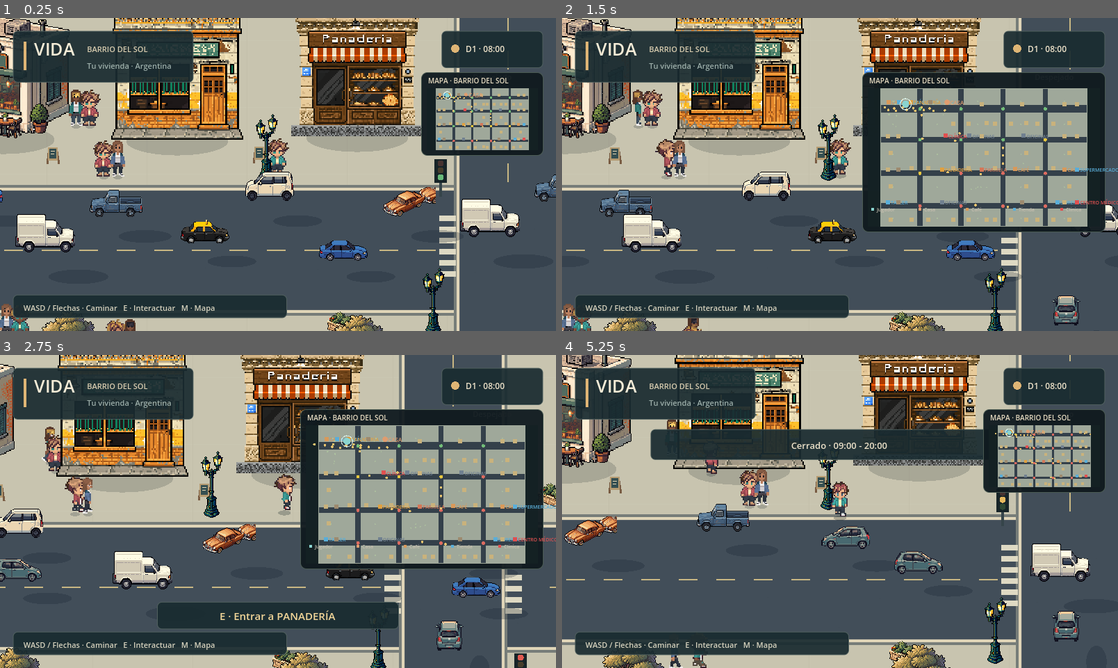
Above: before the commit, frames 1-4 (two rows, left to right).
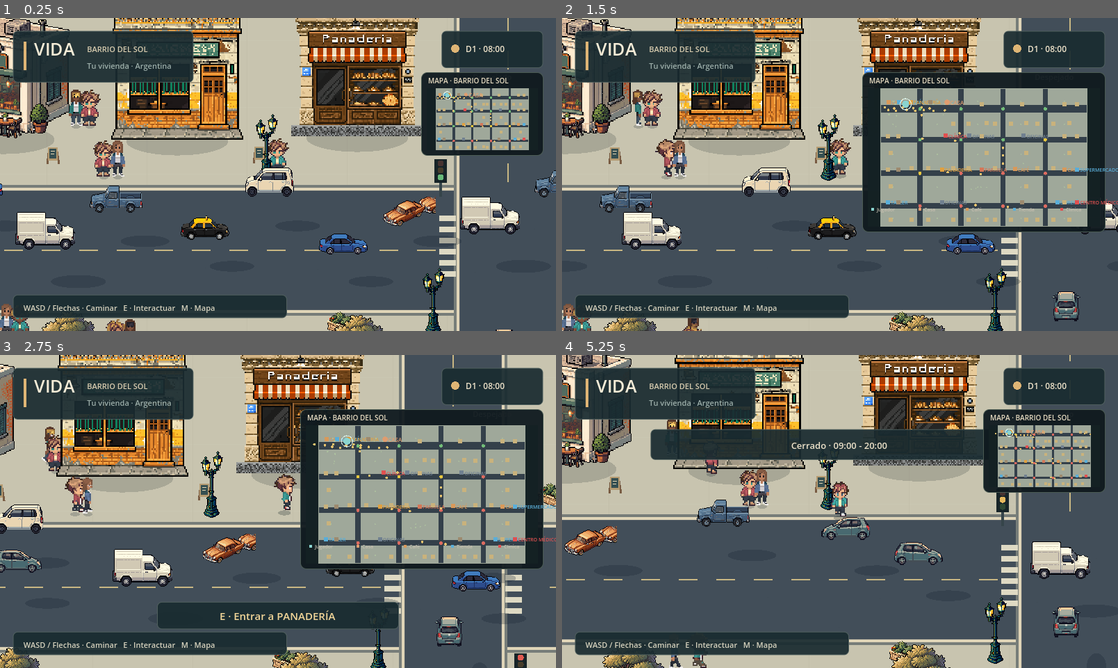
Above: after the commit, the same moments.

Repository: AgustinWojtyszyn/Life--simulador-de-vida
Game: Godot game, scene res://scenes/playground.tscn
The game is run twice, just before and just after one commit, with the same random seed, the same clock (stepped at 60 frames per second) and the same inputs. This scene is started directly instead of the project's main scene.
Inputs (mouse positions are in pixels of both pictures, inside the frame that each line leads up to):
- Up to frame 1 (0.25 s): no input
- Up to frame 2 (1.5 s): drag from (1045, 115) to (895, 105) at 0.52 s; drag from (728, 190) to (812, 237) at 1.27 s
- Up to frame 3 (2.75 s): move the mouse to (333, 442) at 2.02 s; hold D (move_right) from 2.03 s (still down); tap E (interact) at 2.1 s
- Up to frame 4 (5.25 s): release D (move_right) at 2.75 s; drag from (812, 574) to (673, 464) at 2.77 s; move the mouse to (1006, 558) at 3.52 s; hold A (move_left) 3.53-4.25 s; tap E (interact) at 3.6, 5.1 s; drag from (673, 464) to (756, 433) at 4.27 s; move the mouse to (867, 511) at 5.02 s; hold S (move_down) from 5.03 s (still down); click (867, 511) at 5.17 s

The runs differ from the first frame. In frame 1, 4.4% of the frame differs, in the area x 0-100%, y 47-100%; in frame 2, 3.3%; in frame 3, 3.7%; in frame 4, 3.5%.

Commit message:
fix: ground every vehicle direction from actual opaque wheel contact

Diff:
--- a/scripts/city_vehicle.gd
+++ b/scripts/city_vehicle.gd
@@ -25,6 +25,7 @@
 var motion_vector := Vector2.ZERO
 var body_height := 14.0
 var visual_scale := 1.0
+var ground_contact_y: Array[float] = []
 var braking := BRAKING
 var braking_sound_active := false
 var horn_cooldown := 0.0
@@ -76,7 +77,10 @@
 			var source := source_direction(model, facing)
 			var texture: Texture2D = load("res://assets/vehicles/%s/%s.png" % [model, source])
 			directional_art.append(texture)
-			art_bounds.append(texture.get_image().get_used_rect())
+			var image := texture.get_image()
+			var bounds := image.get_used_rect()
+			art_bounds.append(bounds)
+			ground_contact_y.append(detect_ground_contact_y(image, bounds))
 	var driving := profile_for(model)
 	driver_acceleration = driving.acceleration + float(get_index() % 3) * 3.0
 	braking = driving.braking
@@ -99,6 +103,29 @@
 		position = curve.sample_baked(progress)
 		heading = tangent(progress).angle()
 	update_art()
+
+func detect_ground_contact_y(image: Image, bounds: Rect2) -> float:
+	# Ground every authored direction from the actual lowest opaque vehicle pixel.
+	# PNG canvases and transparent padding differ between models/directions, so a
+	# fixed half-height anchor makes some cars appear suspended above the road.
+	var bottom := int(bounds.position.y + bounds.size.y - 1)
+	var top := int(bounds.position.y)
+	var left := int(bounds.position.x)
+	var right := int(bounds.position.x + bounds.size.x - 1)
+	for y in range(bottom, top - 1, -1):
+		var opaque := 0
+		for x in range(left, right + 1):
+			if image.get_pixel(x, y).a > 0.12:
+				opaque += 1
+		# Ignore isolated antialias/noise pixels, but accept real tyre/body rows.
+		if opaque >= 2:
+			return float(y + 1)
+	return float(bounds.position.y + bounds.size.y)
+
+func visual_ground_y() -> float:
+	if facing_index < 0 or facing_index >= ground_contact_y.size():
+		return 0.0
+	return sprite.position.y + (ground_contact_y[facing_index] - art_bounds[facing_index].position.y) * visual_scale
 
 func build_curve() -> void:
 	curve.clear_points()
@@ -259,11 +286,13 @@
 	# The offset centers the used-rect horizontally and anchors the bottom
 	# edge to the body so the car never appears to have a second car behind.
 	var bounds: Rect2 = art_bounds[index]
-	sprite.offset = Vector2(-bounds.position.x - bounds.size.x * 0.5, -bounds.size.y)
-	sprite.position = Vector2(0, -body_height)
+	sprite.offset = Vector2(-bounds.position.x - bounds.size.x * 0.5, -ground_contact_y[index])
+	# Node origin is the road contact point. The detected lowest opaque row is
+	# translated exactly onto it, independent of PNG canvas size/padding.
+	sprite.position = Vector2.ZERO
 
 func _draw() -> void:
 	var forward := forward_vector()
-	draw_set_transform(Vector2(1, -6), 0, Vector2(lerpf(0.42, 1.0, absf(forward.x)), lerpf(0.66, 0.24, absf(forward.x))))
+	draw_set_transform(Vector2(1, 1), 0, Vector2(lerpf(0.40, 0.92, absf(forward.x)), lerpf(0.56, 0.22, absf(forward.x))))
 	draw_circle(Vector2.ZERO, half_width, Color(0.08, 0.13, 0.18, 0.26))
 	draw_set_transform(Vector2.ZERO)
